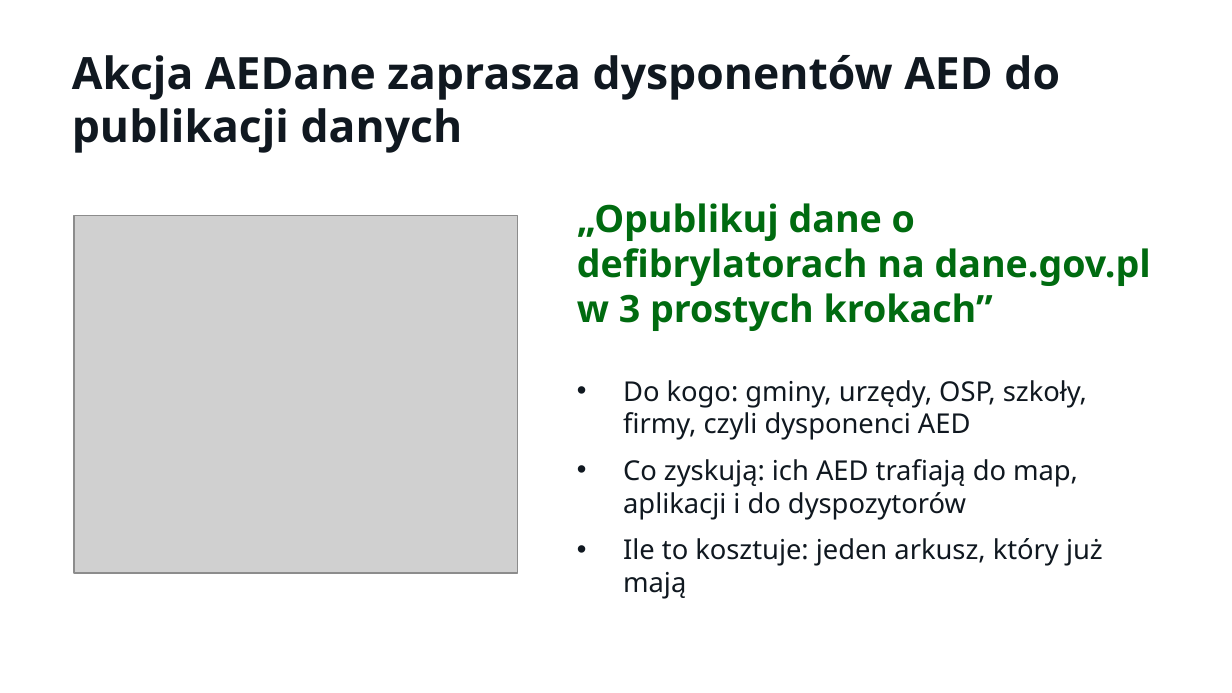
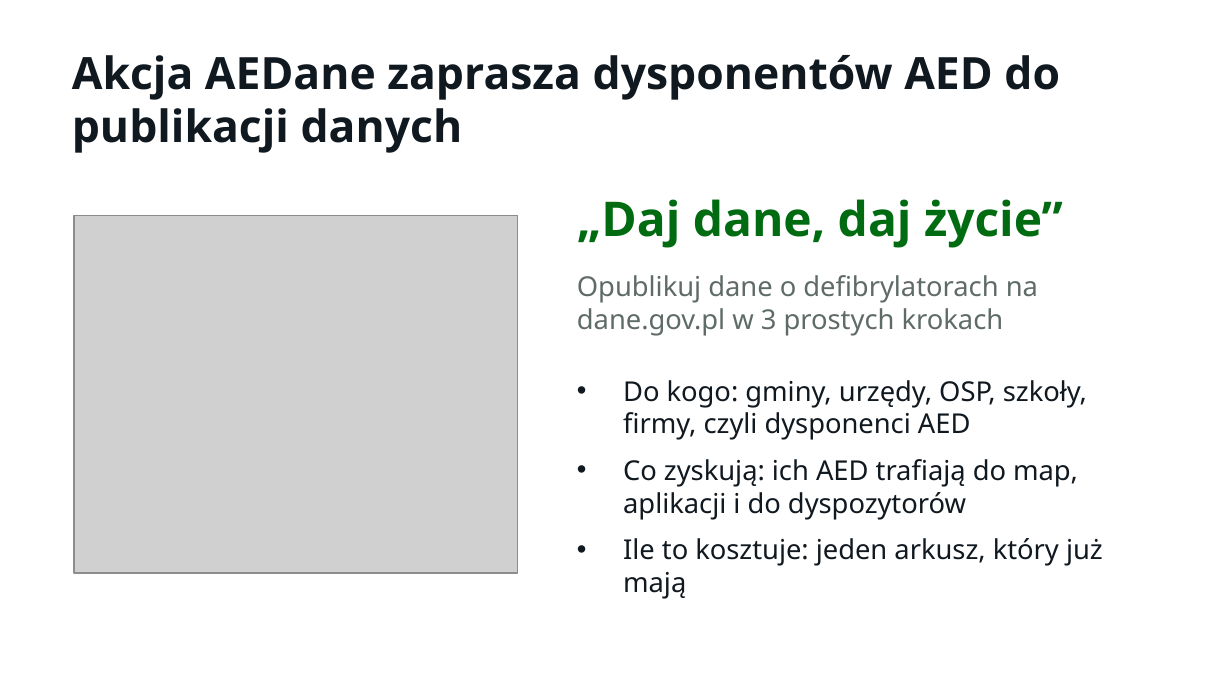
Before and after one commit to LastMinuteGameStudio/hacknation, a slide deck: slide 15 of prezentacja/AEDane-Misja-AED.pptx. Drawn at 1232x693 pixels with LibreOffice and Linux fonts; fonts in the diff are those of the drawing; grey boxes stand for pictures. Boxes give left, top, right and bottom in pixels: in the first picture for what was removed or moved away, otherwise in the second. Text is boxed around its words. In the diff, an @@ line names an element or a change of style, - is before the commit and + after.

```diff
--- a/prezentacja/AEDane-Misja-AED.pptx
+++ b/prezentacja/AEDane-Misja-AED.pptx
@@ text added at [577, 199, 1063, 248], 28 pt, text #006B10, bold @@
+„Daj dane, daj życie”
@@ text at [577, 275, 1038, 336]: text changed; size 22 to 16 pt; text colour #006B10 to #5F6B66; bold off @@
-„Opublikuj dane o defibrylatorach na dane.gov.pl w 3 prostych krokach”
+Opublikuj dane o defibrylatorach na dane.gov.pl w 3 prostych krokach
```
Also in this commit, not shown: 1 other slide changed, 3 other files.
